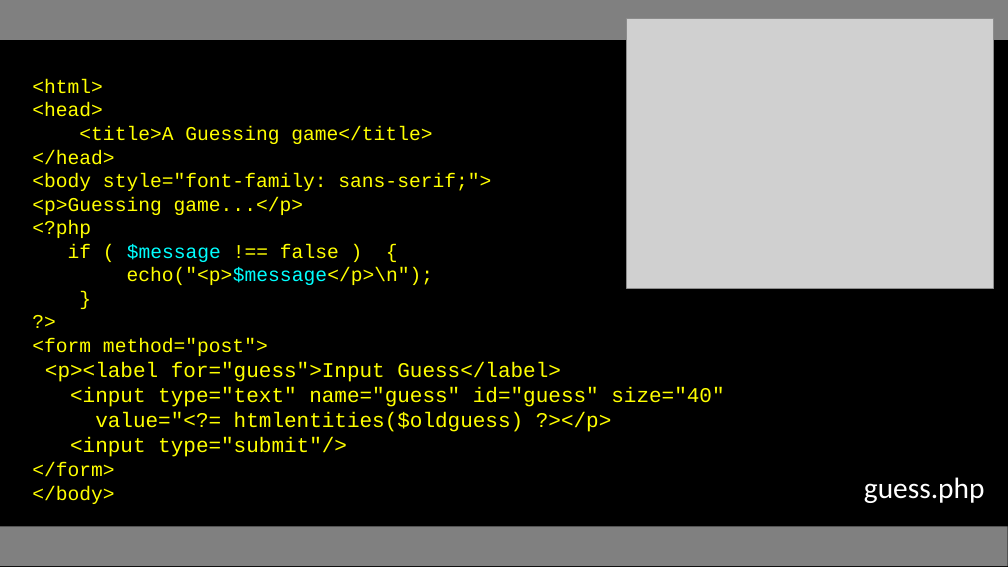
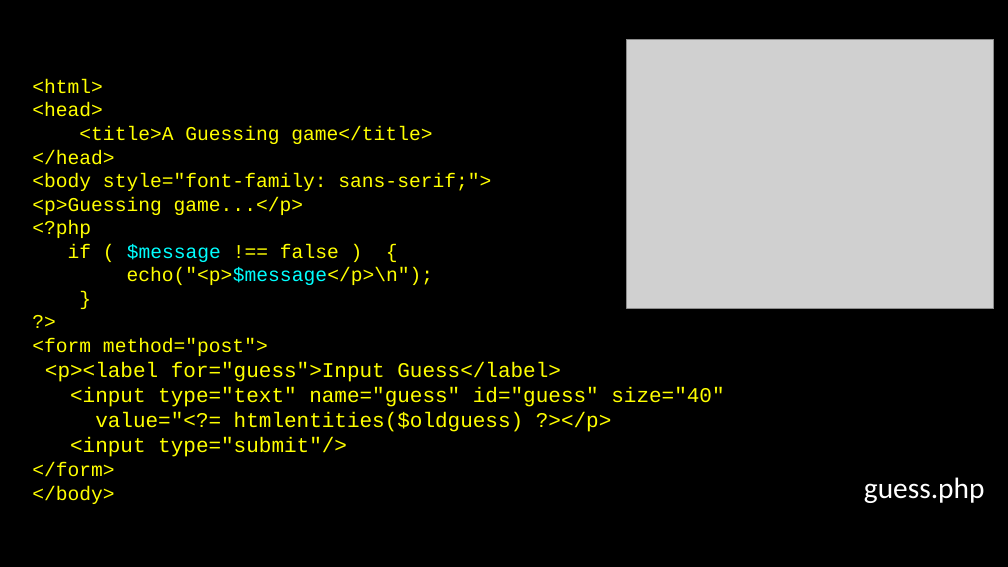
Before and after one commit to csev/wa4e, a slide deck: slide 23 of lectures/PHP-06-Forms.ppt. Drawn at 1008x567 pixels with LibreOffice and Linux fonts; fonts in the diff are those of the drawing; grey boxes stand for pictures. Boxes give left, top, right and bottom in pixels: in the first picture for what was removed or moved away, otherwise in the second. Text is boxed around its words. In the diff, an @@ line names an element or a change of style, - is before the commit and + after.

```diff
--- a/lectures/PHP-06-Forms.ppt
+++ b/lectures/PHP-06-Forms.ppt
@@ rectangle removed at (x1=0, y1=0, x2=1008, y2=40) @@
@@ picture moved from (x1=627, y1=19, x2=994, y2=288) to (x1=627, y1=39, x2=994, y2=308) @@
@@ rectangle at (x1=0, y1=526, x2=1008, y2=566): fill #808080 to #000000 @@
```
Also in this commit, not shown: 35 other slides changed, 1 other file.
